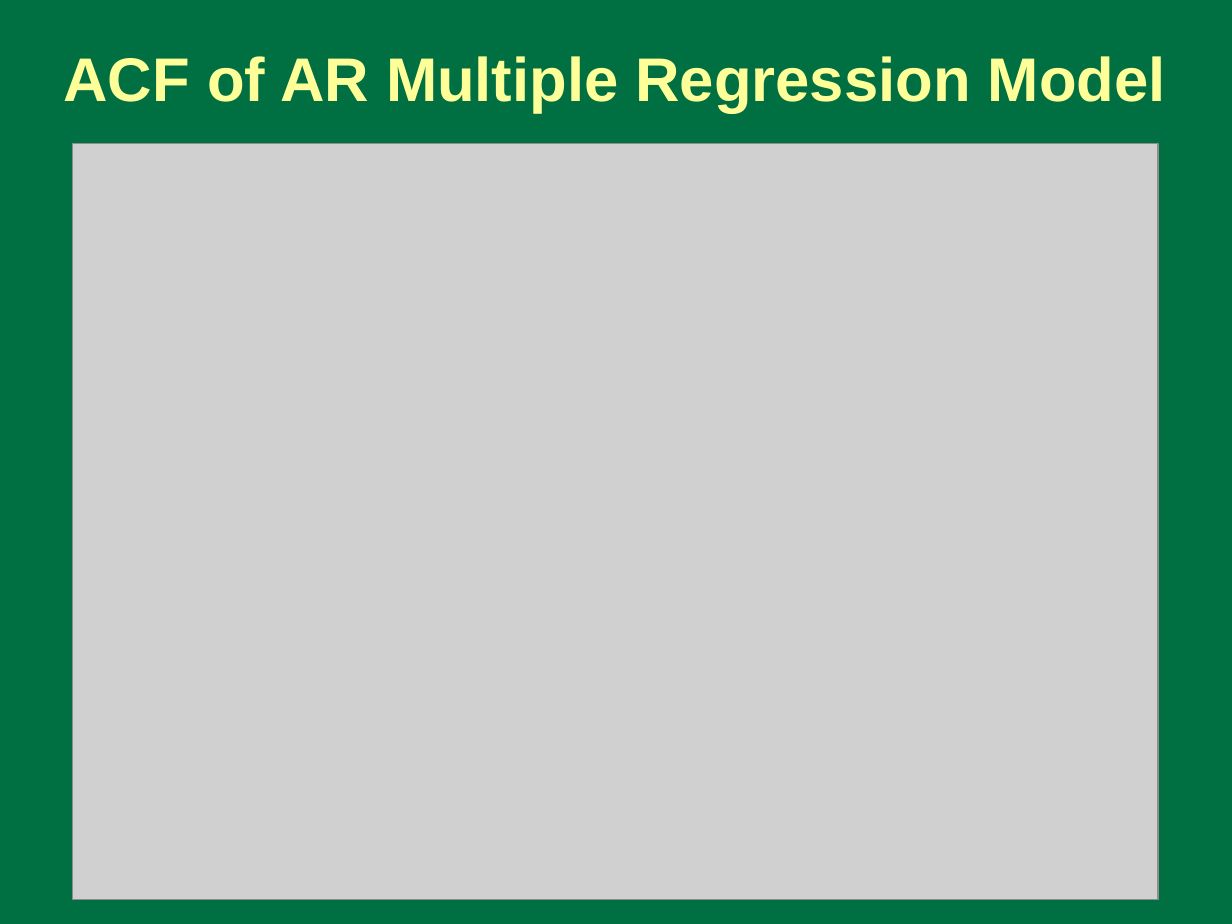
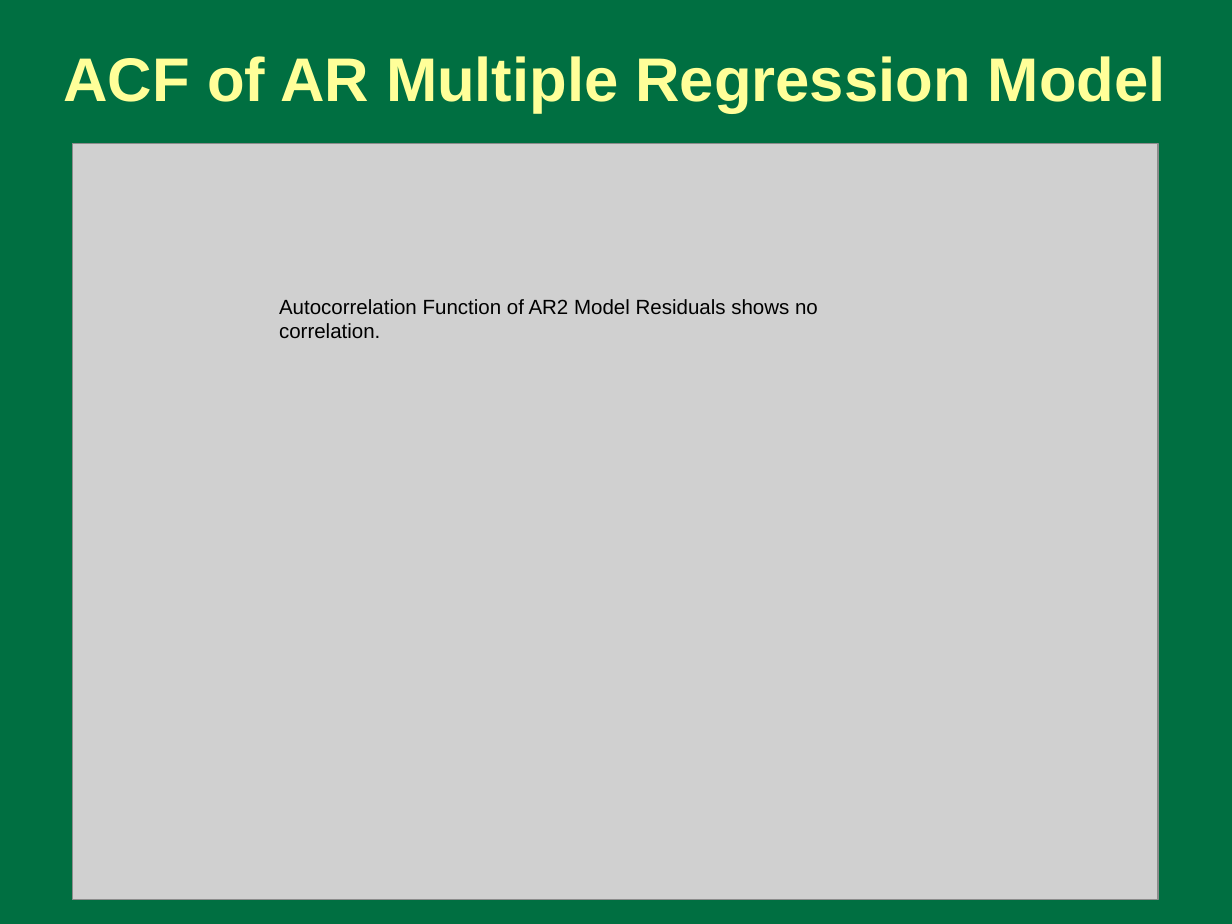
Before and after one commit to dholtschlag-usgs/LakeSuperior, a slide deck: slide 6 of Superior/doc/Preliminary Multiple Regression Analysis of Lake Superior Water.pptx. Drawn at 1232x924 pixels with LibreOffice and Linux fonts; fonts in the diff are those of the drawing; grey boxes stand for pictures. Boxes give left, top, right and bottom in pixels: in the first picture for what was removed or moved away, otherwise in the second. Text is boxed around its words. In the diff, an @@ line names an element or a change of style, - is before the commit and + after.

Commit message:
Update with Monthly Multiple Regression Models

```diff
--- a/Superior/doc/Preliminary Multiple Regression Analysis of Lake Superior Water.pptx
+++ b/Superior/doc/Preliminary Multiple Regression Analysis of Lake Superior Water.pptx
@@ text added at box(279, 299, 818, 338), 12 pt, text #000000 @@
+Autocorrelation Function of AR2 Model Residuals shows no correlation.
```
Also in this commit, not shown: 8 other slides changed, 10 other files.
